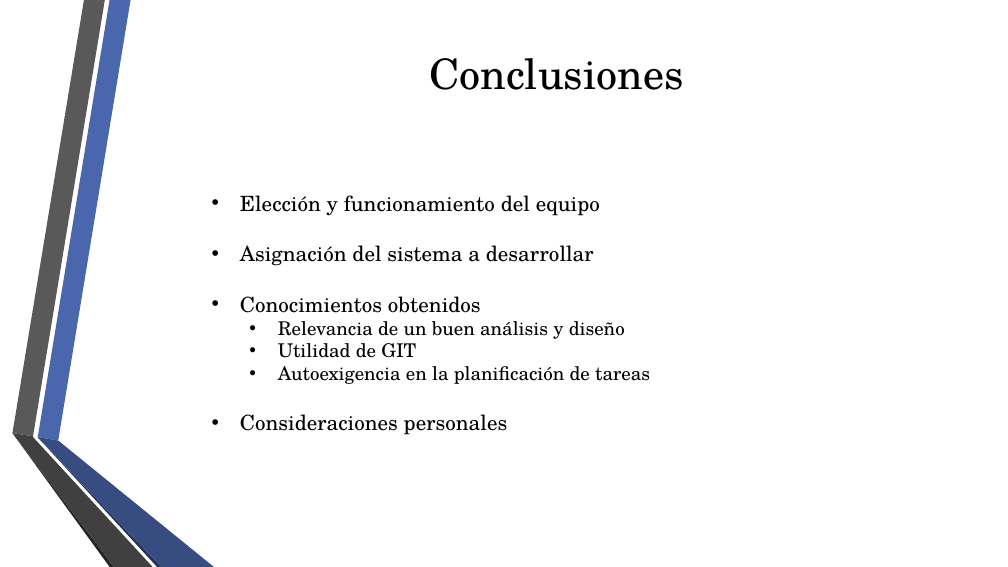
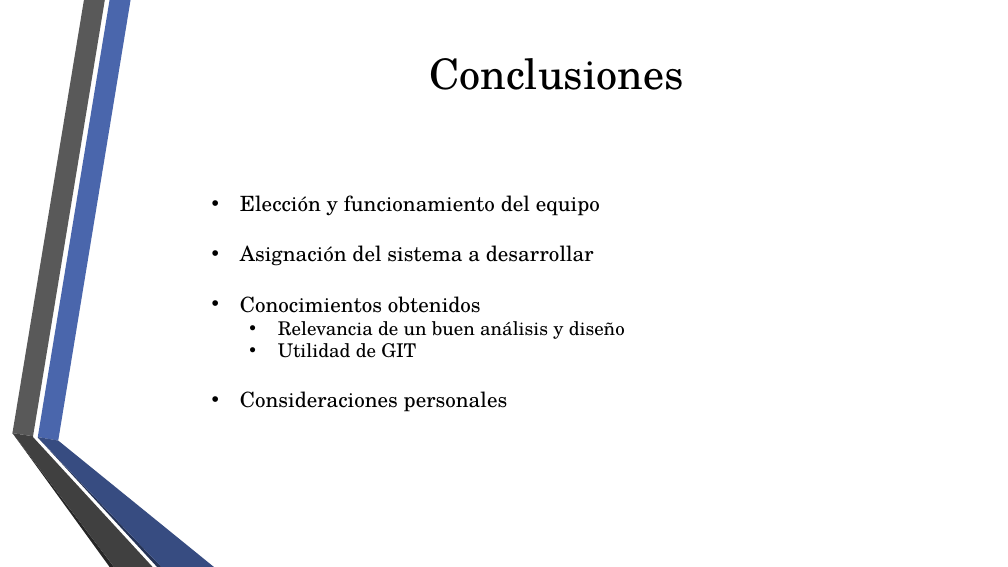
Before and after one commit to fge23/Sistema-VASPA, a slide deck: slide 33 of Presentaciones/Presentación VASPA - Diciembre 2020 - Examen Final/Presentación VASPA - Diciembre 2020 - Examen Final.pptx. Drawn at 1008x567 pixels with LibreOffice and Linux fonts; fonts in the diff are those of the drawing; background and template pictures are left out. Boxes give left, top, right and bottom in pixels: in the first picture for what was removed or moved away, otherwise in the second. Text is boxed around its words. In the diff, an @@ line names an element or a change of style, - is before the commit and + after.

Commit message:
Actualización de presentación

```diff
--- a/Presentaciones/Presentación VASPA - Diciembre 2020 - Examen Final/Presentación VASPA - Diciembre 2020 - Examen Final.pptx
+++ b/Presentaciones/Presentación VASPA - Diciembre 2020 - Examen Final/Presentación VASPA - Diciembre 2020 - Examen Final.pptx
@@ text at (278, 366, 650, 384): paragraph removed @@
-  • Autoexigencia en la planificación de tareas
```
